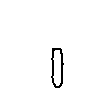
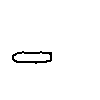
Before/after of a (100, 100) layered artwork. What changed in the layer stack:
painted on "legs" over (12, 48, 64, 88)
